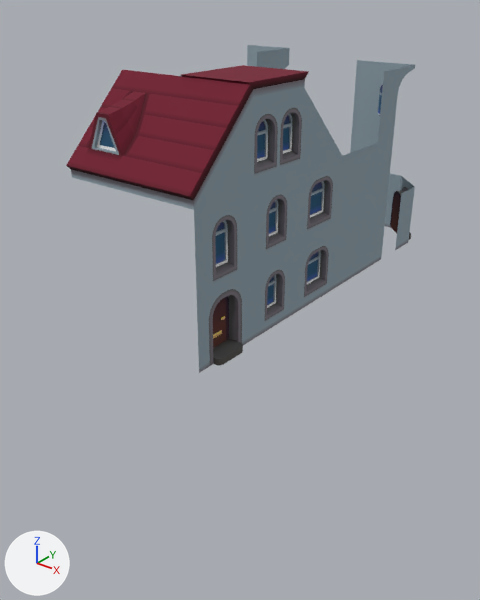
What one commit did to the glTF model assets/buildings.glb.
Camera for both pictures: a 50 mm camera at (4.55, -5.42, 4.19) aimed at (-0.59, 1.0, 0.21). Lighting does not change. The marker at lower left points along +X, +Y and +Z. Where no turn or scale is listed for an object, it has been applied to the vertices.

In view in the first picture: 'h1.001', 'h1.002', 'h1.005', 'h1.006', 'h1.007', 'h1.008', 'h1.009', 'h1.010', 'h1.011', 'h1.013', 'h1.014', 'h1.019'.
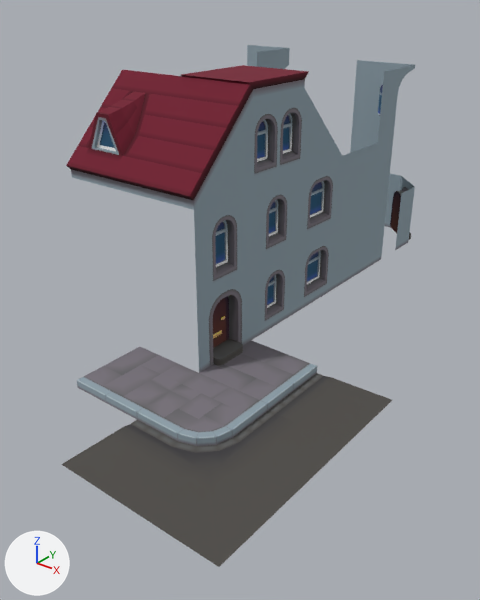
The change, as JSON lines over the scene's bpy script:
```json
{"op": "add", "block": "me_plane", "code": ["me_plane = bpy.data.meshes.new('Plane')", "me_plane.from_pydata(...)  # 32 vertices, 45 faces; spans x -0.5..0.5, y -0.5..0.5, z -0.1..0.0", "me_plane.materials.append(mat_material)  # picture img_atlas"]}
{"op": "add", "block": "me_plane_006", "code": ["me_plane_006 = bpy.data.meshes.new('Plane.006')", "me_plane_006.from_pydata(...)  # 7 vertices, 6 faces; spans x -0.5..0.5, y -0.5..0.5, z 0.9..0.94", "me_plane_006.materials.append(mat_material)  # picture img_atlas"]}
{"op": "add", "block": "me_plane_005", "code": ["me_plane_005 = bpy.data.meshes.new('Plane.005')", "me_plane_005.from_pydata(...)  # 35 vertices, 49 faces; spans x -0.5..0.5, y -0.5..0.633, z 0.9..0.94", "me_plane_005.materials.append(mat_material)  # picture img_atlas"]}
{"op": "add", "block": "me_plane_004", "code": ["me_plane_004 = bpy.data.meshes.new('Plane.004')", "me_plane_004.from_pydata(...)  # 35 vertices, 49 faces; spans x -0.626..0.5, y -0.5..0.5, z 0.9..0.94", "me_plane_004.materials.append(mat_material)  # picture img_atlas"]}
{"op": "add", "block": "me_plane_003", "code": ["me_plane_003 = bpy.data.meshes.new('Plane.003')", "me_plane_003.from_pydata(...)  # 37 vertices, 53 faces; spans x -0.5..0.5, y -0.5..0.5, z 0.9..0.94", "me_plane_003.materials.append(mat_material)  # picture img_atlas"]}
{"op": "add", "block": "me_plane_002", "code": ["me_plane_002 = bpy.data.meshes.new('Plane.002')", "me_plane_002.from_pydata(...)  # 53 vertices, 86 faces; spans x -0.5..0.5, y -0.5..0.5, z -0.1..0.0", "me_plane_002.materials.append(mat_material)  # picture img_atlas"]}
{"op": "add", "block": "ob_plane_006", "code": ["ob_plane_006 = bpy.data.objects.new('Plane.006', me_plane)", "ob_plane_006.location = (-0.5, -1.0, 0.0)", "ob_plane_006.rotation_euler = (0.0, 0.0, -1.571)  # degrees (0, 0, -90)"]}
{"op": "add", "block": "ob_plane_005", "code": ["ob_plane_005 = bpy.data.objects.new('Plane.005', me_plane_006)", "ob_plane_005.location = (1.5, -2.0, -1.0)"]}
{"op": "add", "block": "ob_plane_004", "code": ["ob_plane_004 = bpy.data.objects.new('Plane.004', me_plane_005)", "ob_plane_004.location = (0.5, -2.0, -1.0)"]}
{"op": "add", "block": "ob_plane_003", "code": ["ob_plane_003 = bpy.data.objects.new('Plane.003', me_plane_004)", "ob_plane_003.location = (1.5, -1.0, -1.0)"]}
{"op": "add", "block": "ob_plane_002", "code": ["ob_plane_002 = bpy.data.objects.new('Plane.002', me_plane_003)", "ob_plane_002.location = (1.5, 0.0, -1.0)"]}
{"op": "add", "block": "ob_plane_001", "code": ["ob_plane_001 = bpy.data.objects.new('Plane.001', me_plane_002)", "ob_plane_001.location = (0.5, -1.0, 0.0)"]}
{"op": "add", "block": "ob_plane", "code": ["ob_plane = bpy.data.objects.new('Plane', me_plane)", "ob_plane.location = (0.5, 0.0, 0.0)"]}
```

Location of each change, [x1, y1, x2, y2] in pixels of the pictures (480 x 600 px):
```json
{"object": "Plane.005", "change": "added", "after": [133, 457, 290, 567]}
{"object": "Plane.004", "change": "added", "after": [62, 420, 207, 511]}
{"object": "Plane.003", "change": "added", "after": [207, 411, 346, 498]}
{"object": "Plane.001", "change": "added", "after": [137, 373, 267, 446]}
{"object": "Plane.002", "change": "added", "after": [268, 373, 392, 444]}
{"object": "Plane.006", "change": "added", "after": [77, 347, 198, 419]}
{"object": "Plane", "change": "added", "after": [200, 341, 317, 411]}
```
